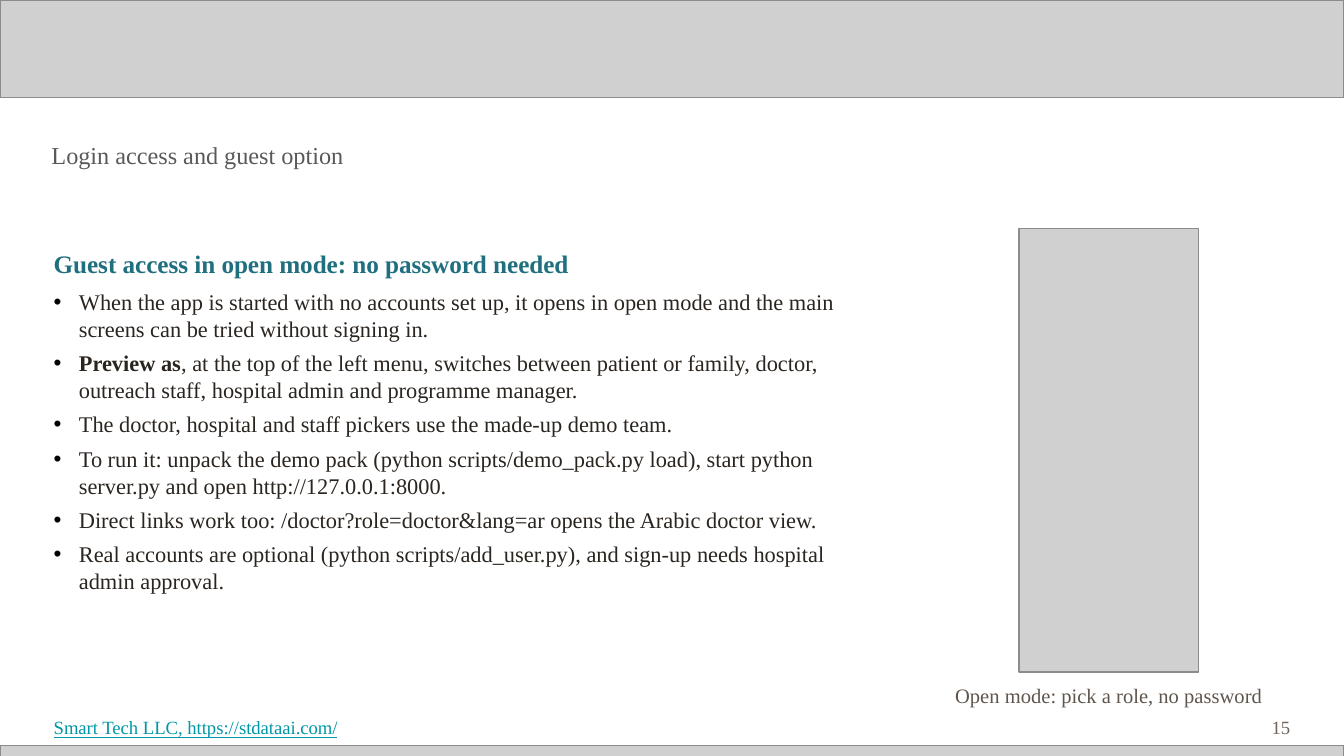
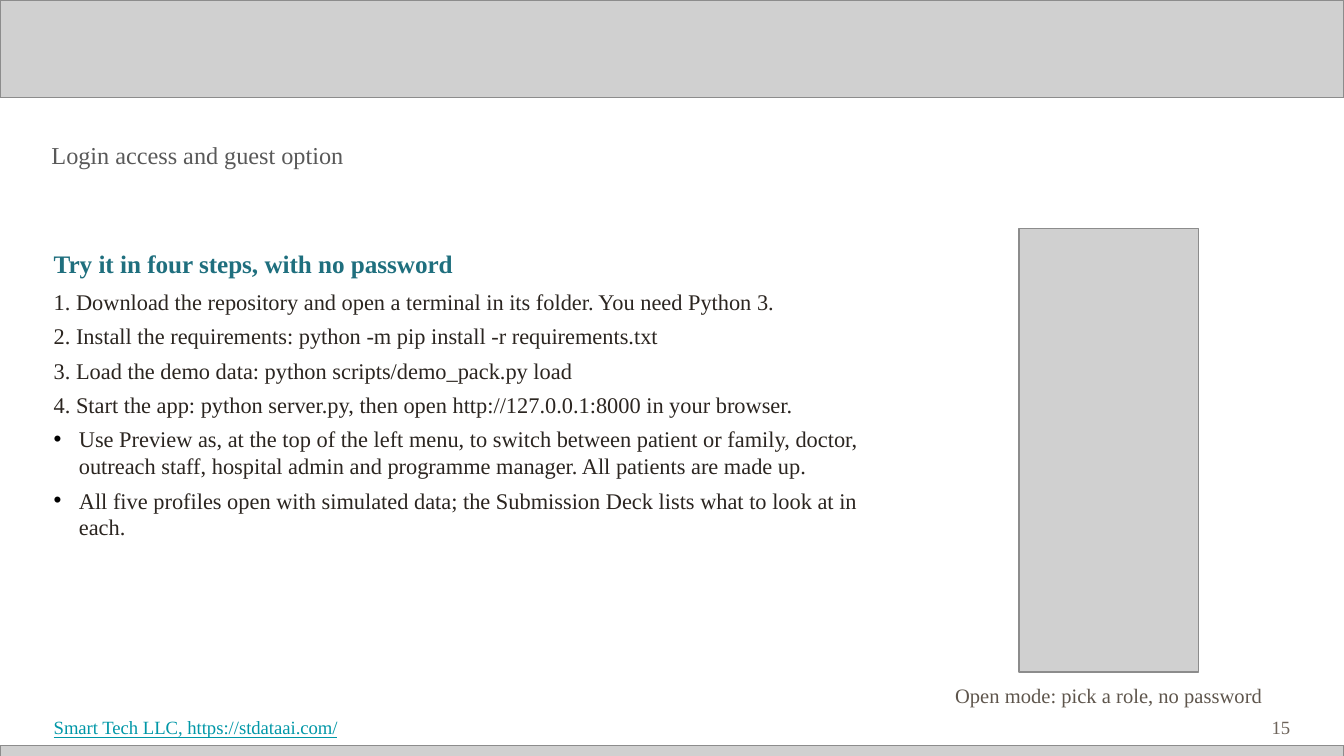
Before and after one commit to Smarttechk/Hack2Skill_Precision-Prevention, a slide deck: slide 15 of docs/Technical_Deck.pptx. Drawn at 1344x756 pixels with LibreOffice and Linux fonts; fonts in the diff are those of the drawing; grey boxes stand for pictures. Boxes give left, top, right and bottom in pixels: in the first picture for what was removed or moved away, otherwise in the second. Text is boxed around its words. In the diff, an @@ line names an element or a change of style, - is before the commit and + after.

```diff
--- a/docs/Technical_Deck.pptx
+++ b/docs/Technical_Deck.pptx
@@ text at (x1=54, y1=255, x2=858, y2=536): text changed @@
-Guest access in open mode: no password needed
-• When the app is started with no accounts set up, it opens in open mode and the main screens can be tried without signing in.
-• Preview as, at the top of the left menu, switches between patient or family, doctor, outreach staff, hospital admin and programme manager.
-• The doctor, hospital and staff pickers use the made-up demo team.
-• To run it: unpack the demo pack (python scripts/demo_pack.py load), start python server.py and open http://127.0.0.1:8000.
-• Direct links work too: /doctor?role=doctor&lang=ar opens the Arabic doctor view.
-• Real accounts are optional (python scripts/add_user.py), and sign-up needs hospital admin approval.
+Try it in four steps, with no password
+1. Download the repository and open a terminal in its folder. You need Python 3.
+2. Install the requirements: python -m pip install -r requirements.txt
+3. Load the demo data: python scripts/demo_pack.py load
+4. Start the app: python server.py, then open http://127.0.0.1:8000 in your browser.
+• Use Preview as, at the top of the left menu, to switch between patient or family, doctor, outreach staff, hospital admin and programme manager. All patients are made up.
+• All five profiles open with simulated data; the Submission Deck lists what to look at in each.
```
Also in this commit, not shown: 1 other slide changed, 2 other files.
